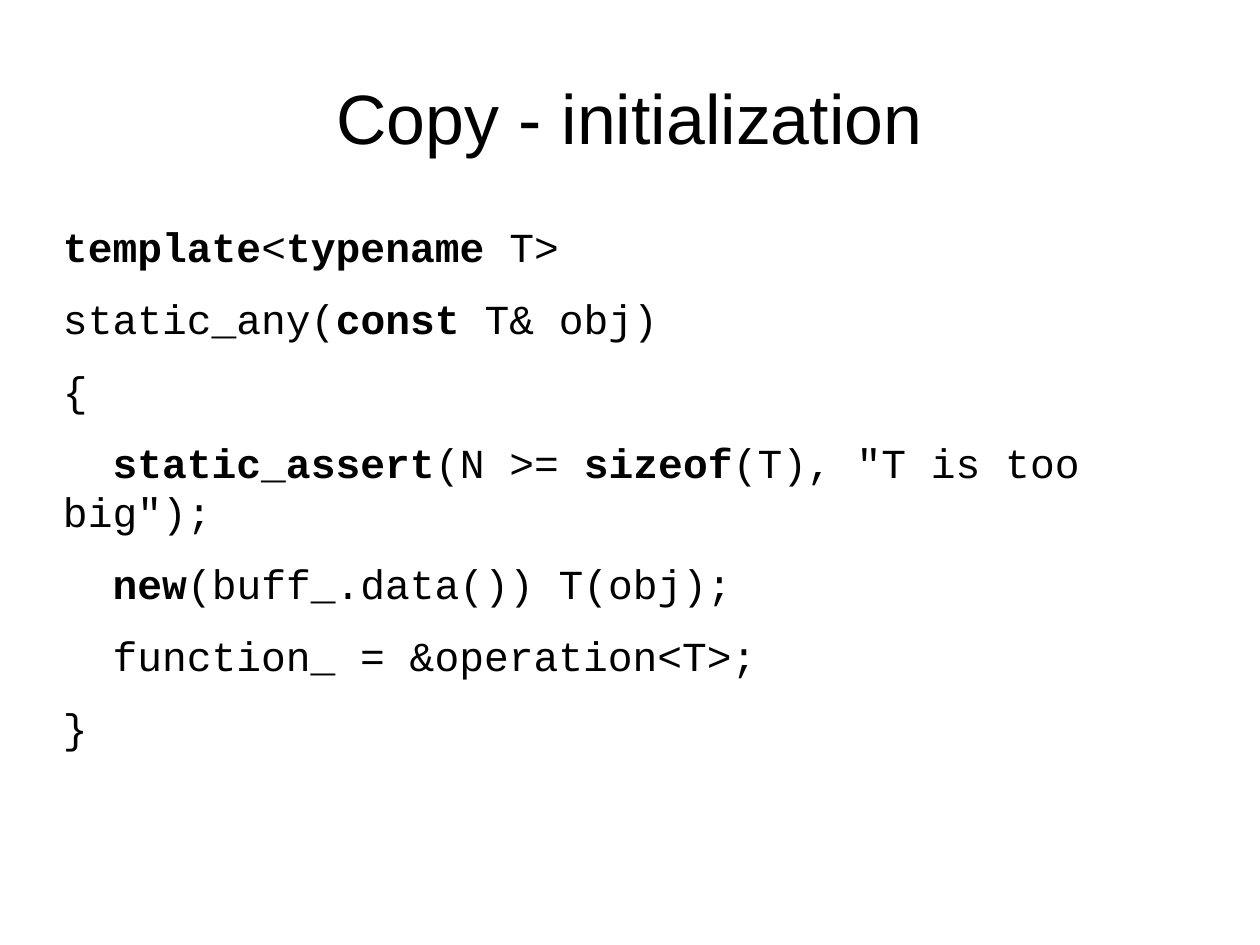
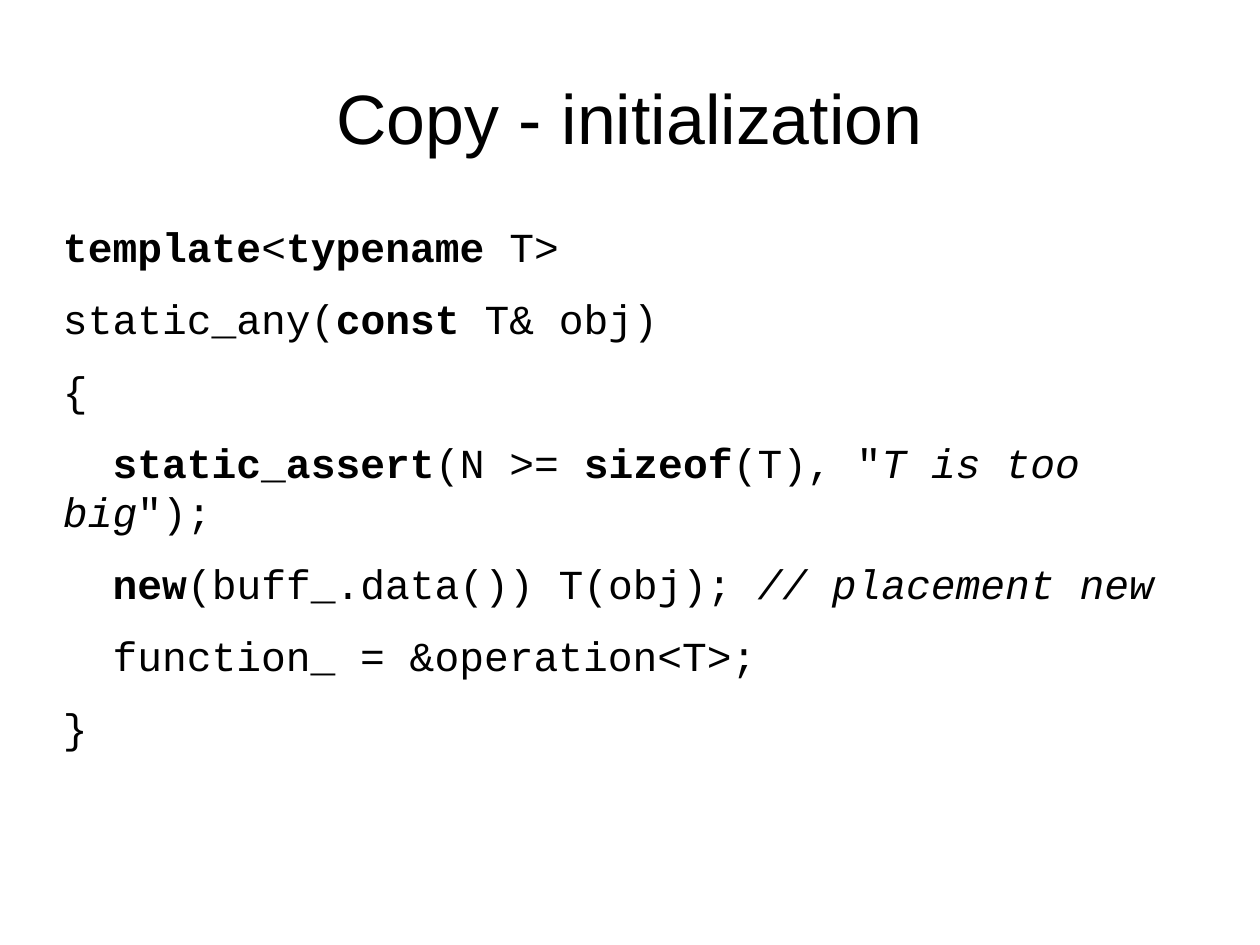
Before and after one commit to david-grs/static_any, a slide deck: slide 13 of static_any-lightning.odp. Drawn at 1260x945 pixels with LibreOffice and Linux fonts; fonts in the diff are those of the drawing. Boxes give left, top, right and bottom in pixels: in the first picture for what was removed or moved away, otherwise in the second. Text is boxed around its words. In the diff, an @@ line names an element or a change of style, - is before the commit and + after.

```diff
--- a/static_any-lightning.odp
+++ b/static_any-lightning.odp
@@ text at box(63, 448, 1079, 536): italic on in ""T is too big");" @@
@@ text at box(113, 570, 1154, 608): text changed @@
-new(buff_.data()) T(obj);
+new(buff_.data()) T(obj); // placement new
```
Also in this commit, not shown: 3 other slides changed.
